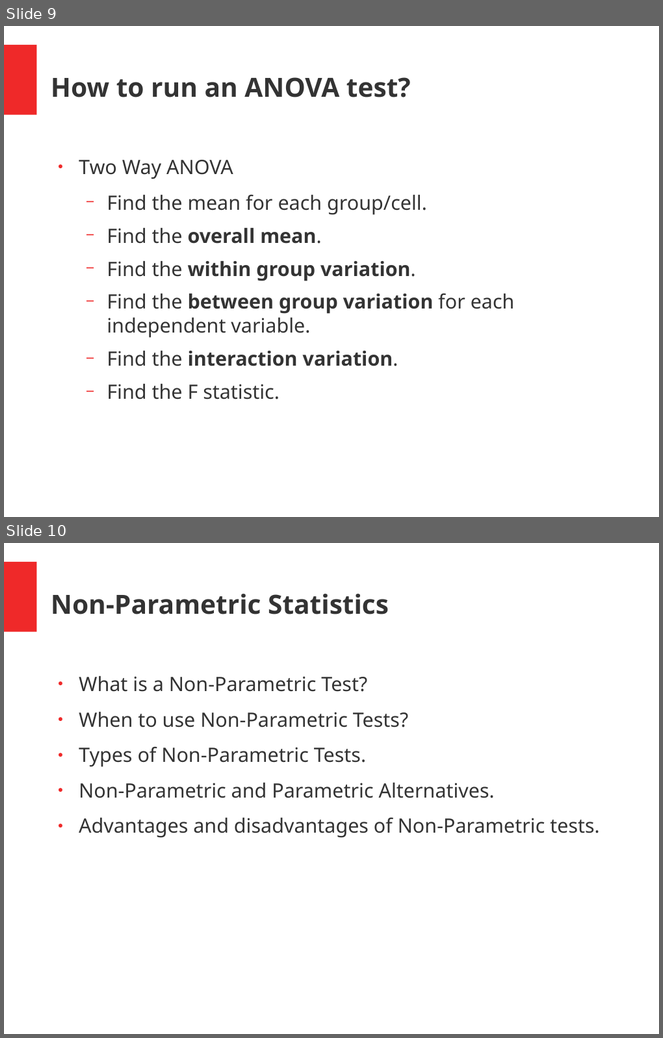
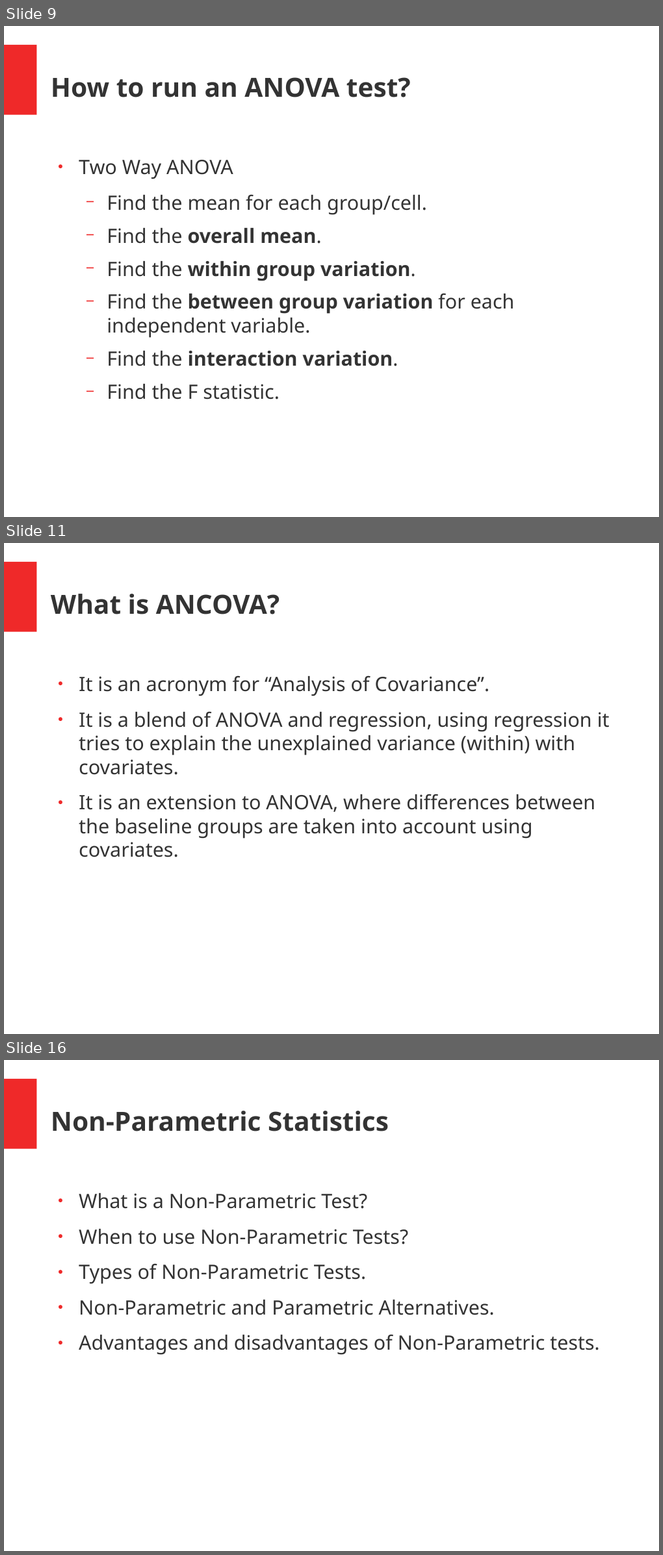
Before and after one commit to manrajoc/LSA-and-SAT, a slide deck: Presentation 1.odp. Shown one above the other, each under a label of ours: slides 9 and 10 before the commit, slides 9, 11 and 16 after it; the slides between them are not shown. The pictures are 663x1038 and 663x1555 pixels, drawn with LibreOffice and Linux fonts; fonts in the diff are those of the drawing. Boxes give left, top, right and bottom in pixels: in the first picture for what was removed or moved away, otherwise in the second. Text is boxed around its words. In the diff, an @@ line names an element or a change of style, - is before the commit and + after.

Commit message:
ancova

```diff
--- a/Presentation 1.odp
+++ b/Presentation 1.odp
@@ slide 11 added at box(4, 543, 659, 1034), background #FFFFFF; not listed: 1 template element that a slide beside it also shows @@
@@ title added at box(51, 594, 280, 615), 32 pt, text #333333, bold @@
+What is ANCOVA?
@@ text added at box(79, 676, 610, 858), 24 pt, text #333333 @@
+● It is an acronym for “Analysis of Covariance”.
+● It is a blend of ANOVA and regression, using regression it tries to explain the unexplained variance (within) with covariates.
+● It is an extension to ANOVA, where differences between the baseline groups are taken into account using covariates.
@@ what was slide 10 is now slide 16 @@
```
Also in this commit, not shown: 7 slides changed, 5 other slides added.
